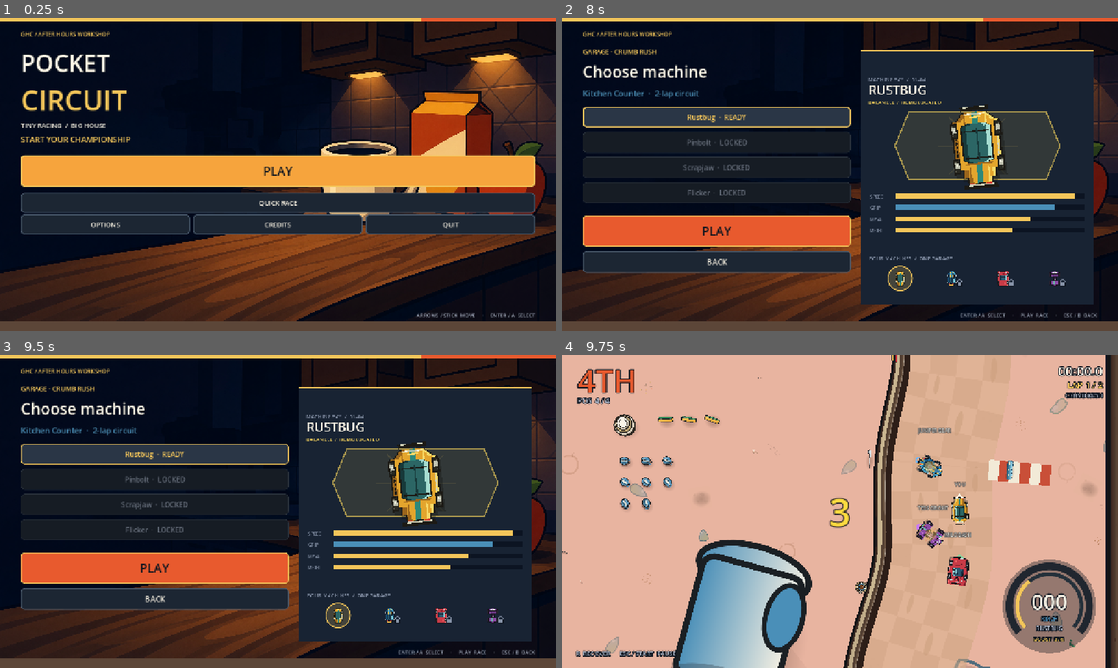
Above: before the commit, frames 1-4 (two rows, left to right).
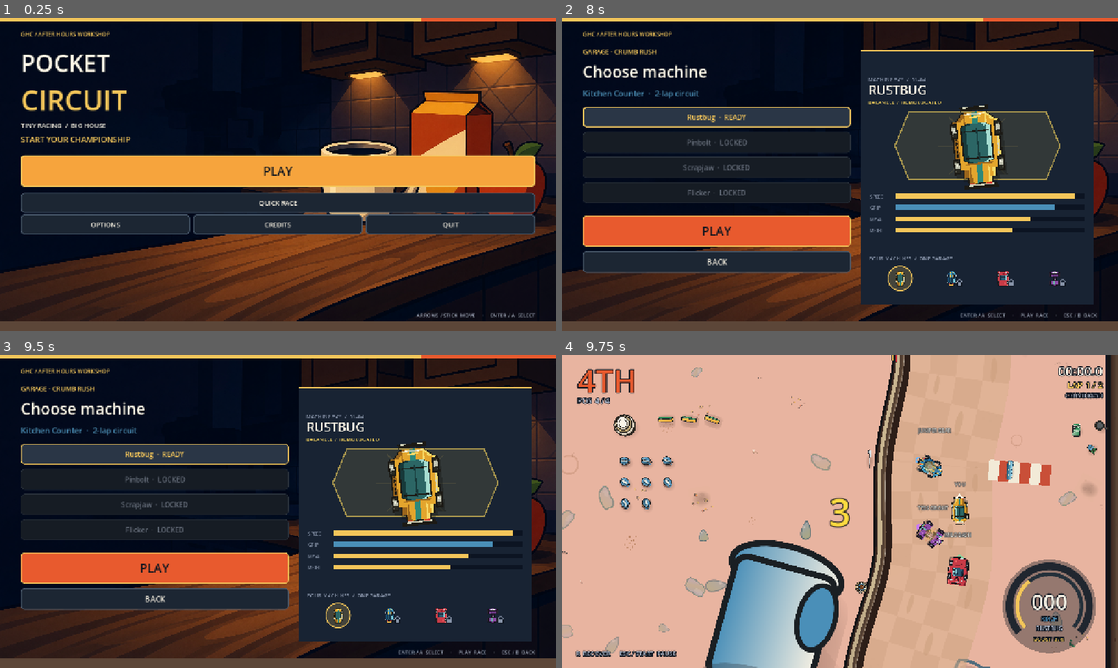
Above: after the commit, the same moments.

Repository: jfrader/pocket-circuit
Game: Godot game, scene res://scenes/boot/boot.tscn
The game is run twice, just before and just after one commit, with the same random seed, the same clock (stepped at 60 frames per second) and the same inputs. Sound files missing from this copy of the repository are replaced by a short silence.
Inputs (mouse positions are in pixels of both pictures, inside the frame that each line leads up to):
- Up to frame 1 (0.25 s): no input
- Up to frame 2 (8 s): click "PLAY" at 0.5 s; click "NEXT ACT →" at 1.25 s; click "NEXT ACT →" at 2 s; click "← PREVIOUS ACT" at 2.75 s; click "NEXT ACT →" at 3.5 s; click "RETURN TO TITLE" at 4.25 s; click "PLAY" at 5 s; click "NEXT ACT →" at 5.75 s; tap Enter (ui_accept) at 6.5, 6.77 s; move the mouse to (962, 158) at 6.52 s; hold D (steer_right) 6.53-7.25 s; hold Shift (boost) 6.53-7.25 s; click (962, 158) at 6.67 s; click "CHOOSE VEHICLE" at 7.25 s
- Up to frame 3 (9.5 s): click "Rustbug · READY" at 8 s; click "Rustbug · READY" at 8.75 s
- Up to frame 4 (9.75 s): click "PLAY" at 9.5 s

Frames 1-3 are identical in both runs. In frame 4, 12% of the frame differs, in the area x 0-99%, y 2-100%.

Commit message:
Fit asset collision footprints to silhouettes

Diff:
--- a/scripts/race/track_builder_core.gd
+++ b/scripts/race/track_builder_core.gd
@@ -31,6 +31,7 @@
 const GIANT_CAST_SHADOW_TINT := Color("3f2a22", 0.15)
 const COLLISION_SOLID := &"solid"
 const COLLISION_FLAT := &"flat"
+const ORIENTED_FOOTPRINT_MIN_ANISOTROPY := 1.35
 
 ## Generated asset contract (authoritative across every constructor below):
 ## - PROP_SHAPES contains ordinary SOLID props. `shape` is `circle` or `rect`,
@@ -69,6 +70,26 @@
 	"desk_pad_grid.png": true,
 }
 static var _texture_footprint_cache: Dictionary = {}
+
+## Exceptions to the broad PROP_SHAPES presentation categories. These assets
+## are visibly elongated or rectangular even though older placement data used a
+## circle. `no_rotation` also protects axis-aligned art from unstable PCA angles.
+static var ASSET_FOOTPRINT_OVERRIDES := {
+	"watermelon.png": {"kind": &"capsule", "no_rotation": true},
+	"giant_watermelon.png": {"kind": &"capsule", "no_rotation": true},
+	"giant_mug.png": {"kind": &"capsule", "no_rotation": true},
+	"giant_mouse.png": {"kind": &"capsule", "no_rotation": true},
+	"mug_top.png": {"kind": &"rect", "no_rotation": true},
+	"mug_blue.png": {"kind": &"rect", "no_rotation": true},
+	"kitchen_mug_blue.png": {"kind": &"rect", "no_rotation": true},
+	"kitchen_mug_hero.png": {"kind": &"rect", "no_rotation": true},
+	"sponge_wet.png": {"kind": &"rect", "no_rotation": true},
+	"kitchen_sponge.png": {"kind": &"rect", "no_rotation": true},
+	"napkin.png": {"kind": &"rect", "no_rotation": true},
+	"workshop_toolbox_top_bright.jpg": {"kind": &"rect", "no_rotation": true},
+	"office_keyboard_top_bright.jpg": {"kind": &"rect", "no_rotation": true},
+	"stove_top.png": {"kind": &"rect", "no_rotation": true},
+}
 
 static var ROOM_SHAPES := {
 	"classic": PackedVector2Array([Vector2(-875, -575) * WORLD_SCALE, Vector2(875, -575) * WORLD_SCALE, Vector2(875, 575) * WORLD_SCALE, Vector2(-875, 575) * WORLD_SCALE]),
@@ -2768,7 +2789,7 @@
 			visual_center_offset = ((footprint["center"] as Vector2) - Vector2(tex.get_width(), tex.get_height()) * 0.5) * sprite_scale
 			world_shape_size = footprint_size * sprite_scale
 			local_footprint_rotation = float(footprint["rotation"])
-			placement = _best_giant_position(pref_idx, world_shape_size, StringName(shape_entry.get("shape", "circle")), local_footprint_rotation, room_polygon, centerline, gate_samples, occupied)
+			placement = _best_giant_position(pref_idx, world_shape_size, StringName(footprint["kind"]), local_footprint_rotation, room_polygon, centerline, gate_samples, occupied)
 			if bool(placement.get("found", false)):
 				break
 		if not bool(placement.get("found", false)) or tex == null:
@@ -3886,15 +3907,22 @@
 	return Rect2(Vector2.ZERO, Vector2(texture.get_width(), texture.get_height()))
 
 
-static func _texture_collision_footprint(texture: Texture2D, shape_kind: StringName) -> Dictionary:
-	var cache_key := "%s:%s" % [texture.resource_path if not texture.resource_path.is_empty() else str(texture.get_instance_id()), shape_kind]
+static func _texture_collision_footprint(texture: Texture2D, shape_kind: StringName, force_axis_aligned: bool = false) -> Dictionary:
+	var override: Dictionary = ASSET_FOOTPRINT_OVERRIDES.get(texture.resource_path.get_file(), {})
+	var resolved_kind := StringName(override.get("kind", shape_kind))
+	var no_rotation := force_axis_aligned or bool(override.get("no_rotation", false))
+	var cache_key := "%s:%s:%s" % [texture.resource_path if not texture.resource_path.is_empty() else str(texture.get_instance_id()), resolved_kind, no_rotation]
 	if _texture_footprint_cache.has(cache_key):
 		return _texture_footprint_cache[cache_key]
 	var used := _texture_opaque_rect(texture)
-	var fallback := {"center": used.get_center(), "size": used.size, "rotation": 0.0}
-	if shape_kind == &"circle":
+	var fallback := {"center": used.get_center(), "size": used.size, "rotation": 0.0, "kind": resolved_kind}
+	if resolved_kind == &"circle":
 		_texture_footprint_cache[cache_key] = fallback
 		return fallback
+	if no_rotation:
+		var forced_axis_result := _axis_aligned_texture_footprint(used, resolved_kind)
+		_texture_footprint_cache[cache_key] = forced_axis_result
+		return forced_axis_result
 	var image := texture.get_image()
 	if image == null or image.is_empty():
 		_texture_footprint_cache[cache_key] = fallback
@@ -3993,10 +4021,17 @@
 				max_projection = max_projection.max(pr)
 	var padding := 1.0
 	var center_projection := (min_projection + max_projection) * 0.5
+	var fitted_size := max_projection - min_projection
+	var anisotropy := maxf(fitted_size.x, fitted_size.y) / maxf(minf(fitted_size.x, fitted_size.y), 0.001)
+	if anisotropy < ORIENTED_FOOTPRINT_MIN_ANISOTROPY:
+		var low_anisotropy_result := _axis_aligned_texture_footprint(used, resolved_kind)
+		_texture_footprint_cache[cache_key] = low_anisotropy_result
+		return low_anisotropy_result
 	var result := {
 		"center": best_axis_x * center_projection.x + best_axis_y * center_projection.y,
-		"size": max_projection - min_projection + Vector2.ONE * padding * 2.0,
+		"size": fitted_size + Vector2.ONE * padding * 2.0,
 		"rotation": best_rotation,
+		"kind": resolved_kind,
 	}
 	# Canonicalize so longer axis on size.x; equivalent rect (rot +90, dims swap).
 	var sz: Vector2 = result["size"]
@@ -4005,6 +4040,15 @@
 		result["rotation"] = float(result["rotation"]) + PI * 0.5
 	_texture_footprint_cache[cache_key] = result
 	return result
+
+
+static func _axis_aligned_texture_footprint(used: Rect2, shape_kind: StringName) -> Dictionary:
+	return {
+		"center": used.get_center(),
+		"size": used.size + Vector2.ONE * 2.0,
+		"rotation": 0.0,
+		"kind": shape_kind,
+	}
 
 
 static func _record_shape_probe_points(parent: Node, center: Vector2, size: Vector2, shape_kind: StringName, rotation: float = 0.0) -> void:
@@ -4026,26 +4070,47 @@
 
 
 static func _add_scaled_texture_collision(parent: Node, texture: Texture2D, sprite_scale: float, shape_kind: StringName) -> Vector2:
-	var footprint := _texture_collision_footprint(texture, shape_kind)
+	return _add_texture_collision(parent, texture, Vector2.ONE * sprite_scale, shape_kind)
+
+
+static func _add_texture_collision(
+		parent: Node,
+		texture: Texture2D,
+		sprite_scale: Vector2,
+		shape_kind: StringName,
+		force_axis_aligned: bool = false,
+		padding: float = 0.0
+) -> Vector2:
+	var footprint := _texture_collision_footprint(texture, shape_kind, force_axis_aligned)
 	var footprint_center: Vector2 = footprint["center"]
-	var footprint_size: Vector2 = footprint["size"]
+	var footprint_size: Vector2 = (footprint["size"] as Vector2) * sprite_scale + Vector2.ONE * padding
 	var canvas_size := Vector2(texture.get_width(), texture.get_height())
 	var visual_center_offset := (footprint_center - canvas_size * 0.5) * sprite_scale
-	if shape_kind == &"circle":
+	var resolved_kind := StringName(footprint["kind"])
+	if resolved_kind == &"circle":
 		var circle := CircleShape2D.new()
-		# Ninety-eight percent of the visible major-axis radius: large enough to
-		# stop a vehicle at the silhouette edge without becoming an oversized blob.
-		circle.radius = maxf(footprint_size.x, footprint_size.y) * sprite_scale * 0.5
+		circle.radius = maxf(footprint_size.x, footprint_size.y) * 0.5
 		var circle_collision := CollisionShape2D.new()
 		circle_collision.name = "AssetCollision"
 		circle_collision.shape = circle
 		parent.add_child(circle_collision)
 		_record_shape_probe_points(parent, Vector2.ZERO, Vector2.ONE * circle.radius * 2.0, &"circle")
 		return visual_center_offset
+	if resolved_kind == &"capsule":
+		var capsule := CapsuleShape2D.new()
+		capsule.radius = minf(footprint_size.x, footprint_size.y) * 0.5
+		capsule.height = maxf(footprint_size.x, footprint_size.y)
+		var capsule_collision := CollisionShape2D.new()
+		capsule_collision.name = "AssetCollision"
+		capsule_collision.rotation = float(footprint["rotation"]) + (PI * 0.5 if footprint_size.x >= footprint_size.y else 0.0)
+		capsule_collision.shape = capsule
+		parent.add_child(capsule_collision)
+		_record_shape_probe_points(parent, Vector2.ZERO, footprint_size, &"capsule", float(footprint["rotation"]))
+		return visual_center_offset
 	var rect := RectangleShape2D.new()
 	# The local rectangle follows the texture's alpha-fitted orientation instead
 	# of creating invisible AABB corners around diagonal tools and utensils.
-	rect.size = footprint_size * sprite_scale * 1.0
+	rect.size = footprint_size
 	var rect_collision := CollisionShape2D.new()
 	rect_collision.name = "AssetCollision"
 	rect_collision.rotation = float(footprint["rotation"])
@@ -4126,13 +4191,14 @@
 		footprint_rotation: float = 0.0
 ) -> void:
 	var entry: Dictionary = PROP_SHAPES.get(texture_path.get_file(), {})
-	var shape_kind := StringName(entry.get("shape", "circle"))
+	var override: Dictionary = ASSET_FOOTPRINT_OVERRIDES.get(texture_path.get_file(), {})
+	var shape_kind := StringName(override.get("kind", entry.get("shape", "circle")))
 	var footprint: Vector2 = footprint_override
 	if footprint.is_zero_approx():
 		footprint = (entry.get("size", Vector2.ONE * fallback_diameter) as Vector2) * size_scale
 	if footprint.x <= 0.0 or footprint.y <= 0.0:
 		footprint = Vector2.ONE * fallback_diameter
-	var shadow_path := SHADOW_RECT_TEXTURE if shape_kind == &"rect" else SHADOW_CIRCLE_TEXTURE
+	var shadow_path := SHADOW_CIRCLE_TEXTURE if shape_kind == &"circle" else SHADOW_RECT_TEXTURE
 	var shadow_texture := load(shadow_path) as Texture2D
 	if shadow_texture == null:
 		push_error("TrackBuilderCore: directional shadow asset is missing: %s" % shadow_path)
